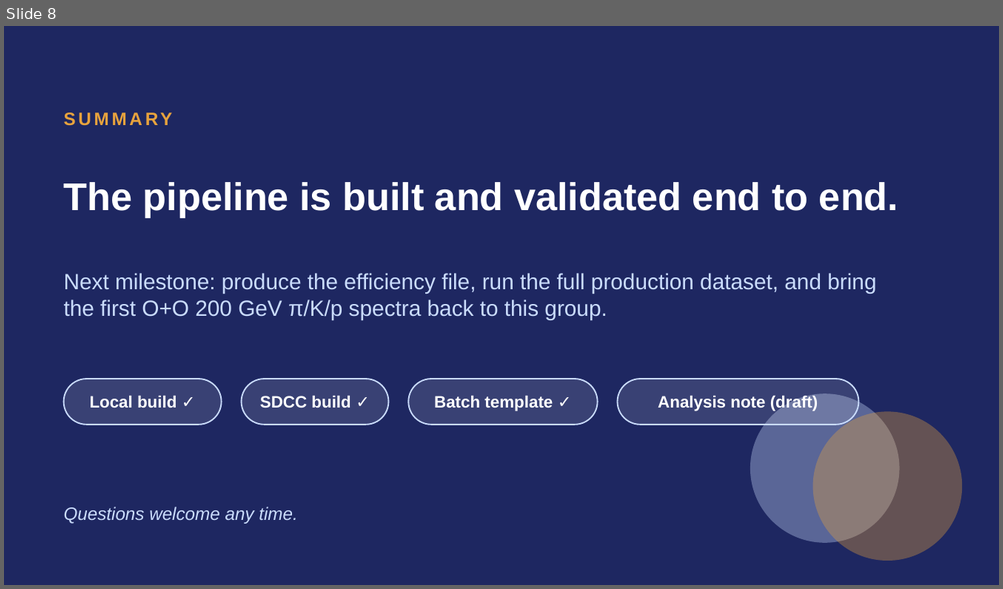
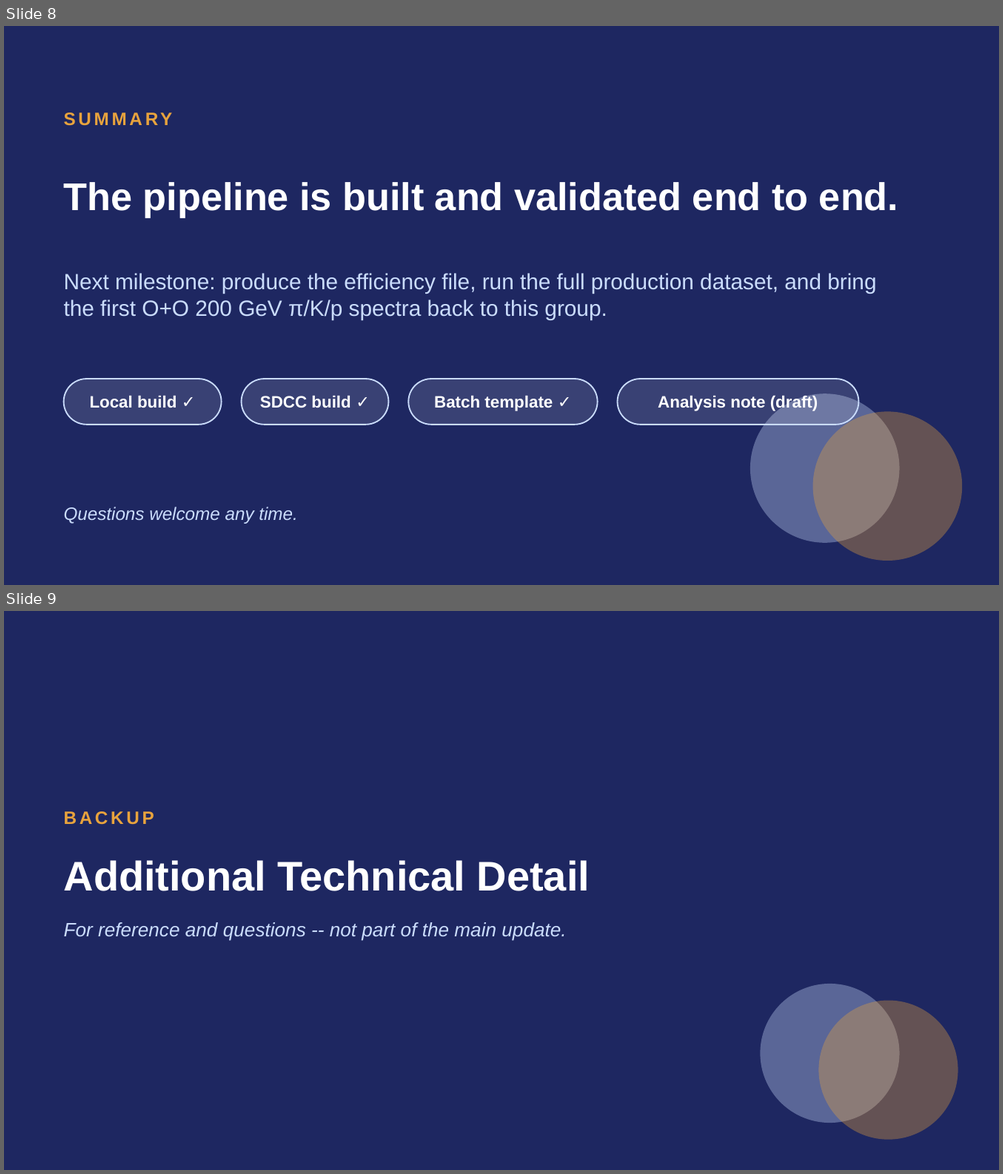
Before and after one commit to liggett2820/lightflavorspectra_OO200, a slide deck: docs/lightflavorspectra_OO200_Status_Update.pptx. Shown one above the other, each under a label of ours: slide 8 before the commit, slides 8 and 9 after it. The pictures are 1003x589 and 1003x1174 pixels, drawn with LibreOffice and Linux fonts; fonts in the diff are those of the drawing. Boxes give left, top, right and bottom in pixels: in the first picture for what was removed or moved away, otherwise in the second. Text is boxed around its words. In the diff, an @@ line names an element or a change of style, - is before the commit and + after.

Commit message:
Simplify main slides for a general audience; move technical detail to backup slides

```diff
--- a/docs/lightflavorspectra_OO200_Status_Update.pptx
+++ b/docs/lightflavorspectra_OO200_Status_Update.pptx
@@ slide 9 added at (x1=4, y1=611, x2=999, y2=1170), background #1E2761 @@
@@ text added at (x1=64, y1=812, x2=154, y2=825), 13 pt, text #E8A33D, bold @@
+BACKUP
@@ text added at (x1=64, y1=860, x2=589, y2=891), 30 pt, text #FFFFFF, bold @@
+Additional Technical Detail
@@ text added at (x1=64, y1=923, x2=566, y2=941), 14 pt, text #CADCFC, italic @@
+For reference and questions -- not part of the main update.
@@ ellipse added at (x1=760, y1=984, x2=899, y2=1123), fill #CADCFC at 35% opacity @@
@@ ellipse added at (x1=819, y1=1001, x2=958, y2=1140), fill #E8A33D at 35% opacity @@
```
Also in this commit, not shown: 4 slides changed, 3 other slides added.
